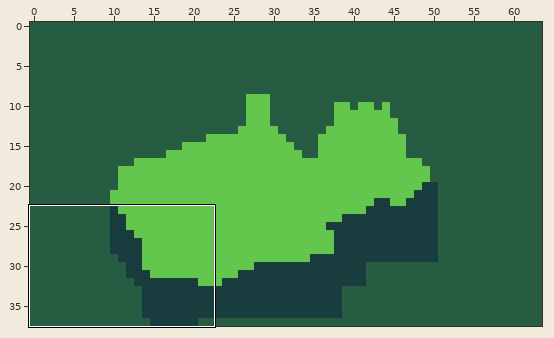
Level history. LDtk project: assets/levels/levels.ldtk. The first picture is a wide view before the edit; the outline marks the close-up.
Close-up. Old version:
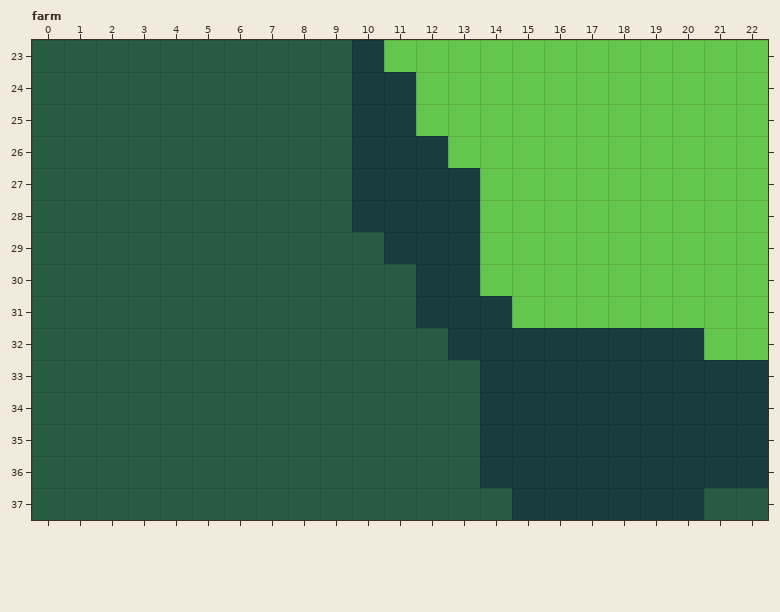
Cells are 16x16 px. Shown: farm x 0..22, y 23..37. The commit also changed other parts of the map, which this record leaves out.
New version:
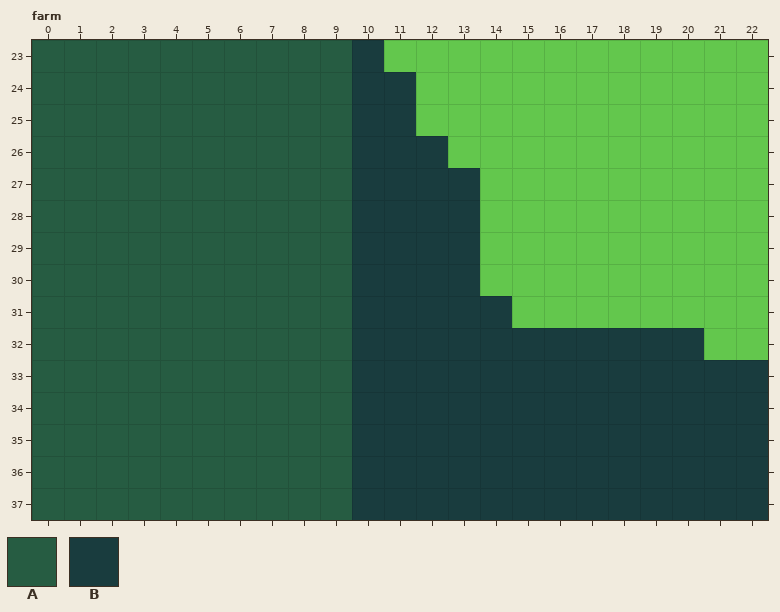
Key: from "ground": A 1 "Tree", B 3 "tree_small".
_ is an empty cell, . an unchanged one.
The author wrote: fix tree transparency
What changed:
--- layer "ground"
@@ x 10..22 @@
-29 A............
-30 AA...........
-31 AA...........
-32 AAA..........
-33 AAAA.........
-34 AAAA.........
-35 AAAA.........
-36 AAAA.........
-37 AAAAA......AA
+29 B............
+30 BB...........
+31 BB...........
+32 BBB..........
+33 BBBB.........
+34 BBBB.........
+35 BBBB.........
+36 BBBB.........
+37 BBBBB......BB
Where, in picture pixels (left, top, right, bottom), the same in both close-ups:
changed: (352, 232, 512, 520)
changed: (704, 488, 768, 520)
